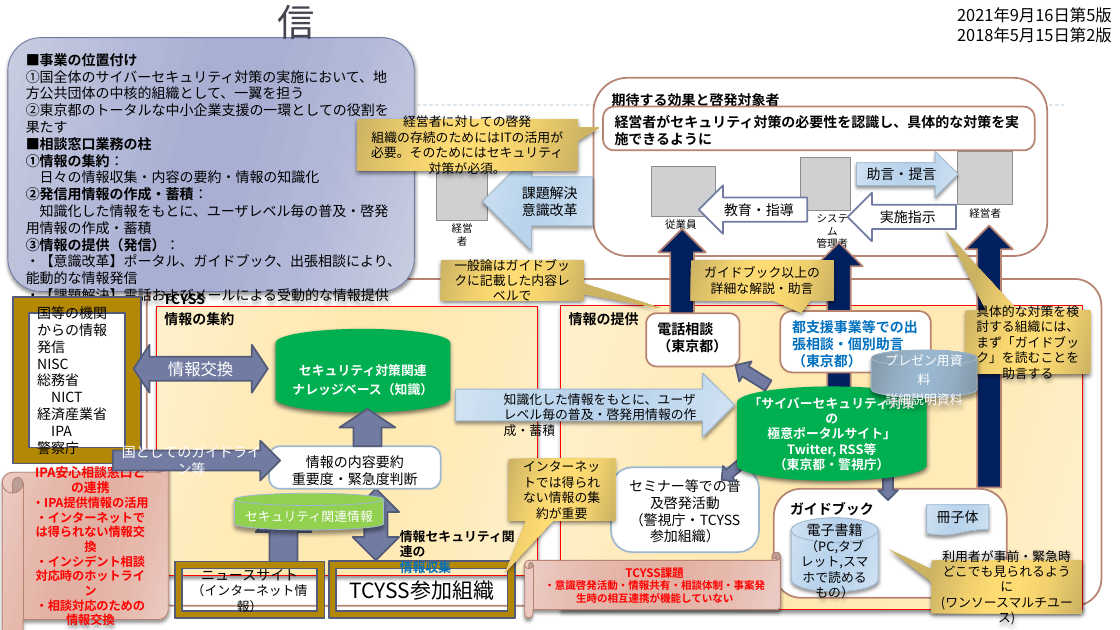
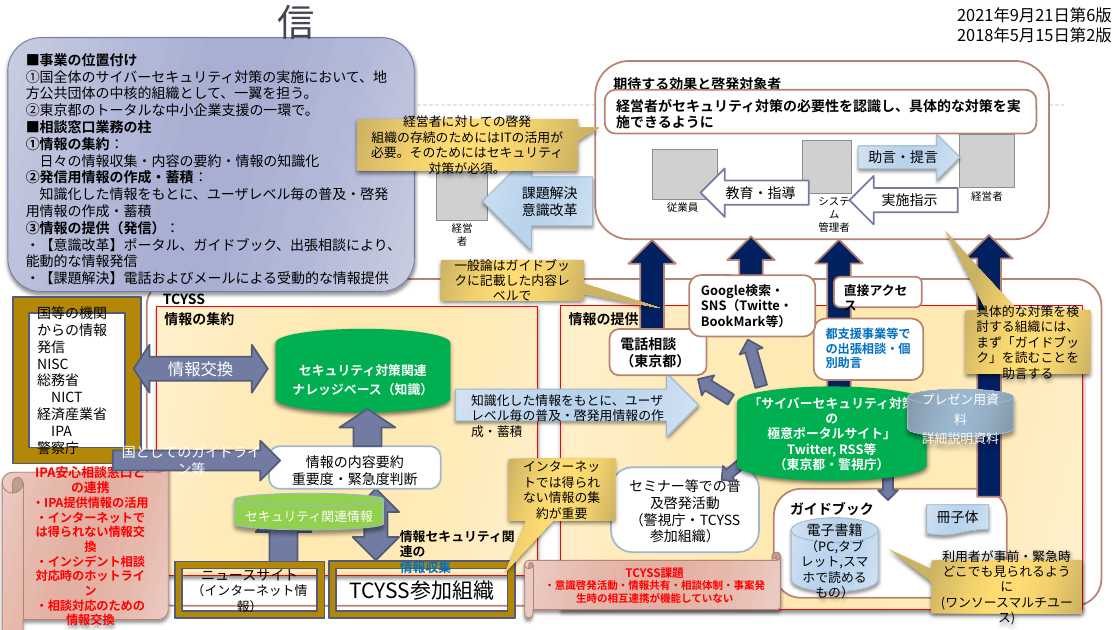
Before and after one commit to BlueMoon55/Presentation_Doc, a slide deck: slide 1 of Cyber/TCYSSでの情報収集・蓄積と発信.pptx. Drawn at 1120x630 pixels with LibreOffice and Linux fonts; fonts in the diff are those of the drawing; grey boxes stand for pictures. Boxes give left, top, right and bottom in pixels: in the first picture for what was removed or moved away, otherwise in the second. Text is boxed around its words. In the diff, an @@ line names an element or a change of style, - is before the commit and + after.

Commit message:
20210921

```diff
--- a/Cyber/TCYSSでの情報収集・蓄積と発信.pptx
+++ b/Cyber/TCYSSでの情報収集・蓄積と発信.pptx
@@ text at box(957, 7, 1112, 23): text changed @@
-2021年9月16日第5版
+2021年9月21日第6版
@@ text in rounded rectangle at box(26, 70, 387, 116): text changed @@
-①国全体のサイバーセキュリティ対策の実施において、地方公共団体の中核的組織として、一翼を担う
-②東京都のトータルな中小企業支援の一環としての役割を果たす
+①国全体のサイバーセキュリティ対策の実施において、地方公共団体の中核的組織として、一翼を担う。
+②東京都のトータルな中小企業支援の一環で。
@@ 3 pictures, 3 texts, 2 rounded rectangles, 2 left arrows, 1 right arrow: place and size @@
-3 pictures, 3 texts, 2 rounded rectangles, 2 left arrows, 1 right arrow at box(594, 78, 1048, 256)
+3 pictures, 3 texts, 2 rounded rectangles, 2 left arrows, 1 right arrow at box(596, 61, 1049, 239)
@@ left arrow added at box(728, 236, 775, 307), fill #002060, outline #B88472 1.5 pt @@
@@ left arrow: place and size @@
-left arrow at box(816, 243, 863, 404)
+left arrow at box(816, 239, 863, 401)
@@ left arrow: place and size @@
-left arrow at box(966, 225, 1013, 487)
+left arrow at box(966, 234, 1013, 497)
@@ left arrow: place and size @@
-left arrow at box(659, 228, 706, 345)
+left arrow at box(629, 240, 676, 357)
@@ speech box removed at box(691, 260, 833, 301) @@
-ガイドブック以上の詳細な解説・助言
@@ rounded rectangle added at box(690, 276, 816, 337), fill #FFFFFF, outline #B88472 1.5 pt, 11 pt, text #000000, bold @@
+Google検索・
+SNS（Twitte・BookMark等）
@@ rounded rectangle added at box(834, 277, 923, 308), fill #FFFFFF, outline #B88472 1.5 pt, 11 pt, text #000000, bold @@
+直接アクセス
@@ rounded rectangle "電話相談": place and size @@
-rounded rectangle "電話相談" at box(646, 313, 739, 366)
+rounded rectangle "電話相談" at box(610, 329, 707, 376)
@@ rounded rectangle "都支援事業等での出張相談・個別助言": place and size @@
-rounded rectangle "都支援事業等での出張相談・個別助言" at box(781, 311, 931, 372)
+rounded rectangle "都支援事業等での出張相談・個別助言" at box(814, 318, 923, 380)
@@ rounded rectangle "都支援事業等での出張相談・個別助言" at box(814, 318, 923, 380): size 12 to 10.5 pt @@
@@ left arrow added at box(736, 336, 773, 390), fill #727CA3, outline #545C79 1.5 pt @@
@@ text in rounded rectangle at box(792, 354, 862, 368): paragraph removed @@
-（東京都）
@@ right arrow: place and size @@
-right arrow at box(455, 373, 734, 436)
+right arrow at box(455, 373, 698, 436)
@@ text "知識化した情報をもとに、ユーザレベル毎の普及・啓発用情報の作成・蓄積": place and size @@
-text "知識化した情報をもとに、ユーザレベル毎の普及・啓発用情報の作成・蓄積" at box(504, 393, 697, 439)
+text "知識化した情報をもとに、ユーザレベル毎の普及・啓発用情報の作成・蓄積" at box(471, 394, 664, 437)
@@ left arrow: place and size @@
-left arrow at box(729, 355, 775, 396)
+left arrow at box(692, 370, 738, 410)
@@ cylinder "プレゼン用資料": place and size @@
-cylinder "プレゼン用資料" at box(871, 350, 977, 397)
+cylinder "プレゼン用資料" at box(907, 389, 1013, 436)
```
Also in this commit, not shown: 4 slides added.
